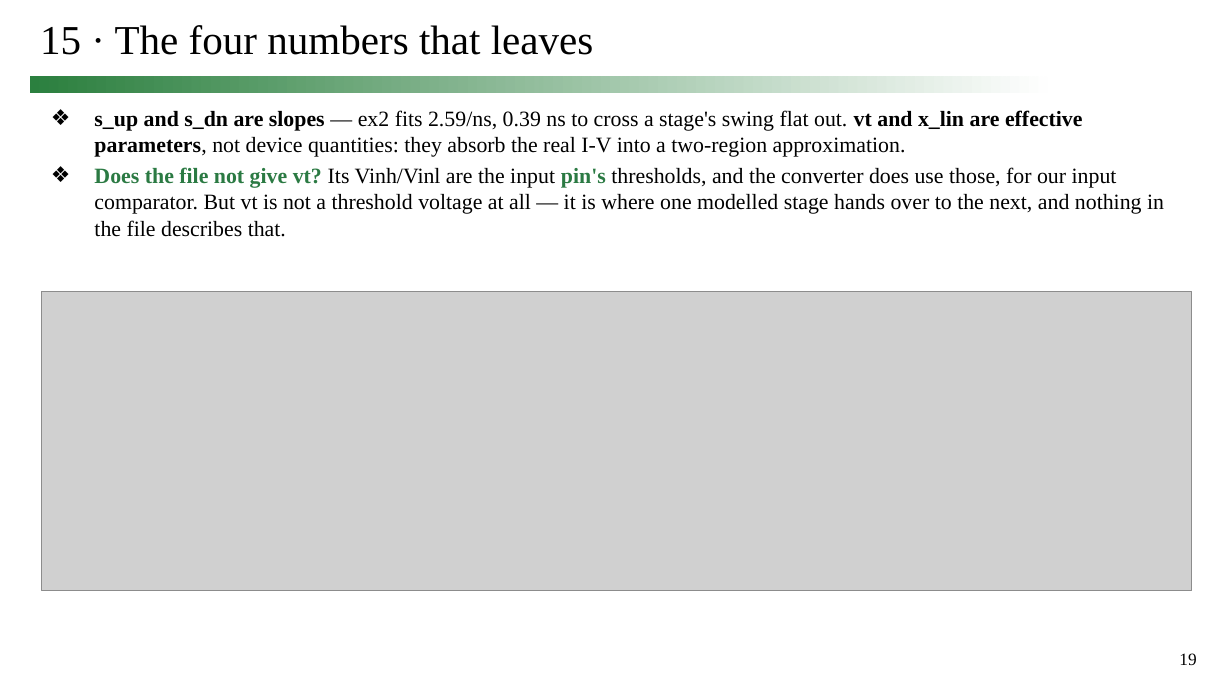
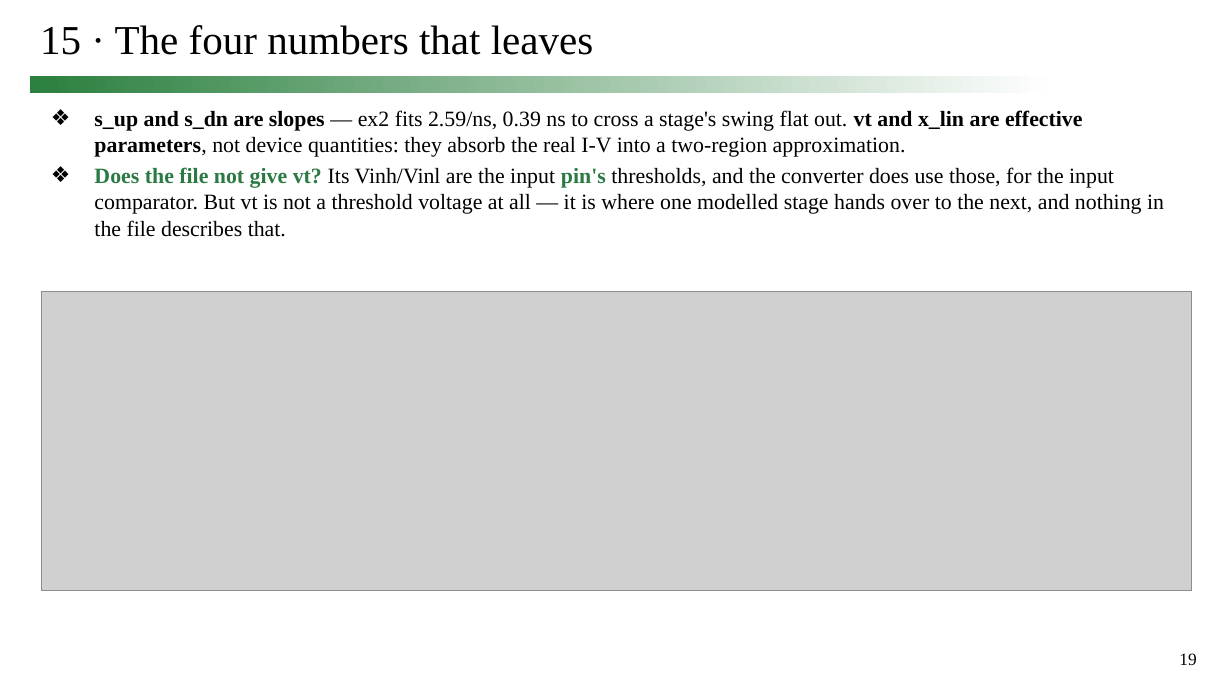
Before and after one commit to simon9721/ibis_comparison, a slide deck: slide 19 of results/meeting_deck_2026-09-24/0924_track1_story.pptx. Drawn at 1232x693 pixels with LibreOffice and Linux fonts; fonts in the diff are those of the drawing; grey boxes stand for pictures. Boxes give left, top, right and bottom in pixels: in the first picture for what was removed or moved away, otherwise in the second. Text is boxed around its words. In the diff, an @@ line names an element or a change of style, - is before the commit and + after.

```diff
--- a/results/meeting_deck_2026-09-24/0924_track1_story.pptx
+++ b/results/meeting_deck_2026-09-24/0924_track1_story.pptx
@@ text at box(94, 167, 1164, 237): text changed @@
-❖ Does the file not give vt? Its Vinh/Vinl are the input pin's thresholds, and the converter does use those, for our input comparator. But vt is not a threshold voltage at all — it is where one modelled stage hands over to the next, and nothing in the file describes that.
+❖ Does the file not give vt? Its Vinh/Vinl are the input pin's thresholds, and the converter does use those, for the input comparator. But vt is not a threshold voltage at all — it is where one modelled stage hands over to the next, and nothing in the file describes that.
```
Also in this commit, not shown: 13 other slides changed, 15 other files.
